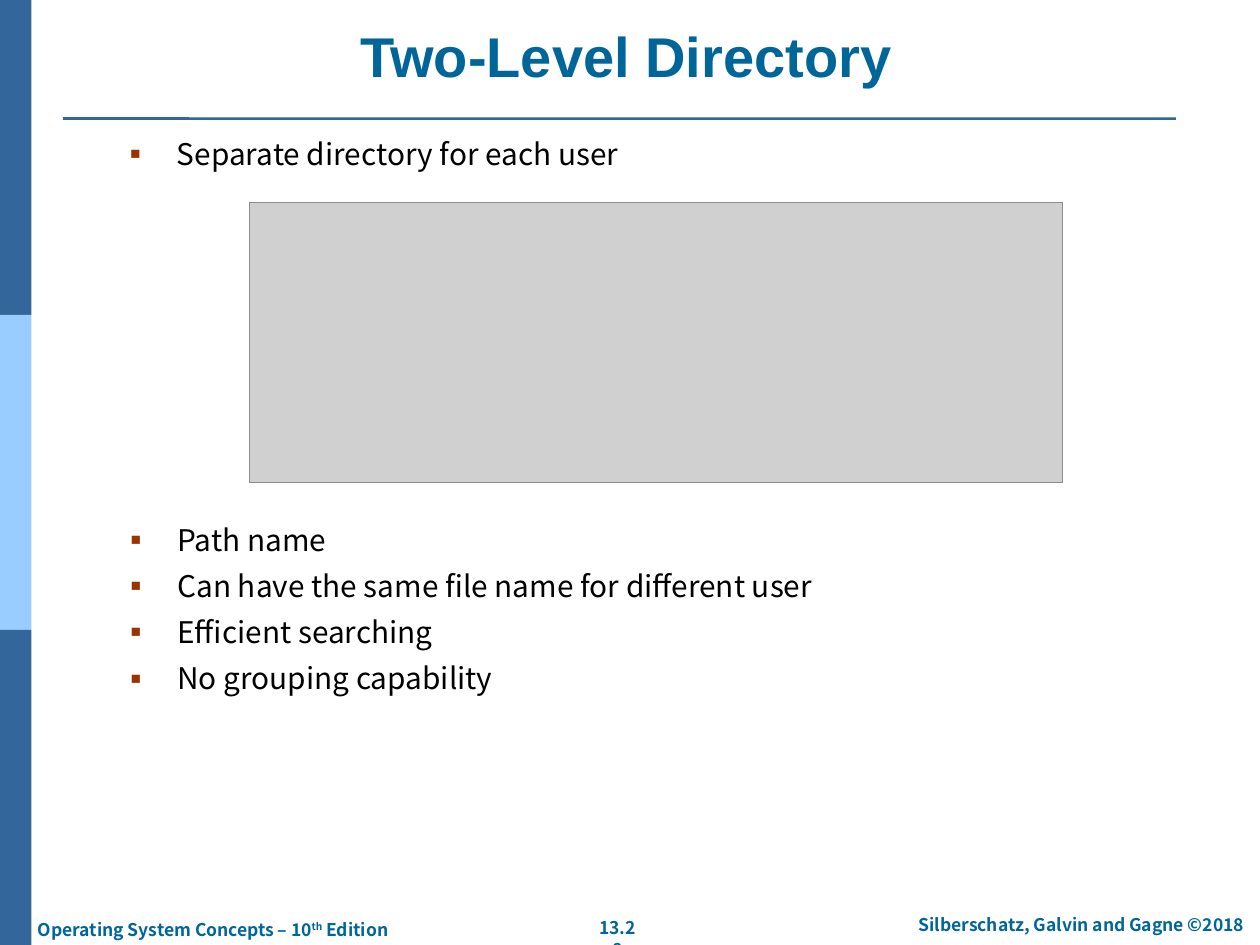
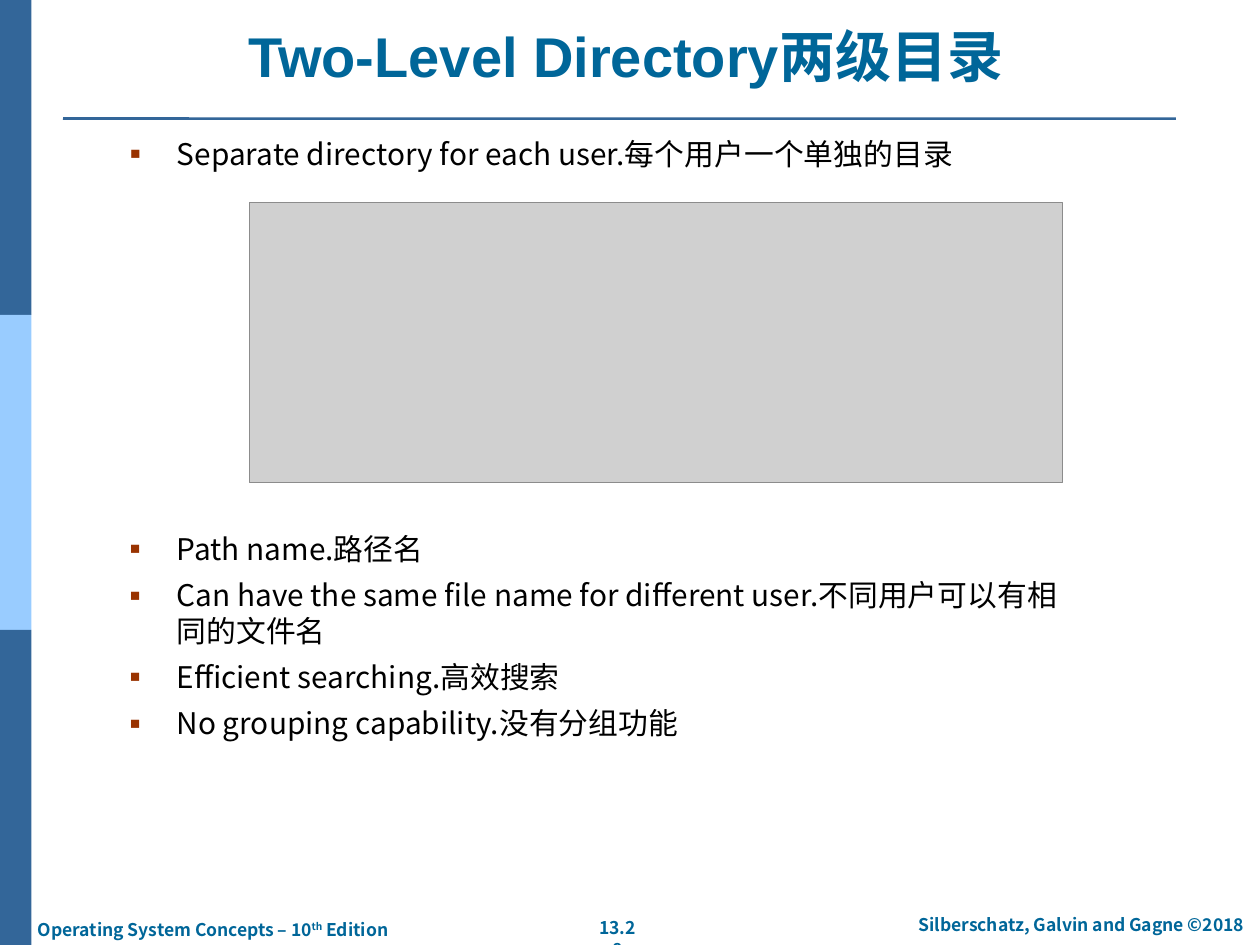
Before and after one commit to SpiritWolf2015/learn-operatingsystem, a slide deck: slide 28 of 操作系统概念/第10版/PPT/ch13-FileSystemInterface.pptx. Drawn at 1260x945 pixels with LibreOffice and Linux fonts; fonts in the diff are those of the drawing; grey boxes stand for pictures; background and template pictures are left out. Boxes give left, top, right and bottom in pixels: in the first picture for what was removed or moved away, otherwise in the second. Text is boxed around its words. In the diff, an @@ line names an element or a change of style, - is before the commit and + after.

Commit message:
[GZC]第13章PPT，文件系统接口

```diff
--- a/操作系统概念/第10版/PPT/ch13-FileSystemInterface.pptx
+++ b/操作系统概念/第10版/PPT/ch13-FileSystemInterface.pptx
@@ title at box(248, 33, 1004, 88): text changed @@
-Two-Level Directory
+Two-Level Directory两级目录
@@ text at box(177, 140, 953, 172): text changed @@
-▪ Separate directory for each user
+▪ Separate directory for each user.每个用户一个单独的目录
@@ text at box(177, 535, 1057, 742): text changed @@
-▪ Path name
-▪ Can have the same file name for different user
-▪ Efficient searching
-▪ No grouping capability
+▪ Path name.路径名
+▪ Can have the same file name for different user.不同用户可以有相同的文件名
+▪ Efficient searching.高效搜索
+▪ No grouping capability.没有分组功能
```
Also in this commit, not shown: 27 other slides changed.
